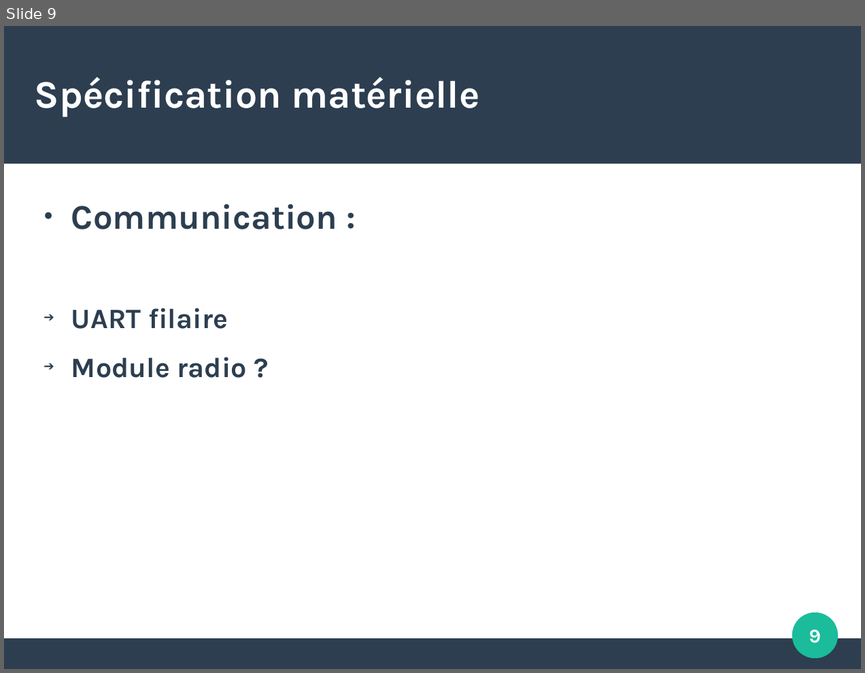
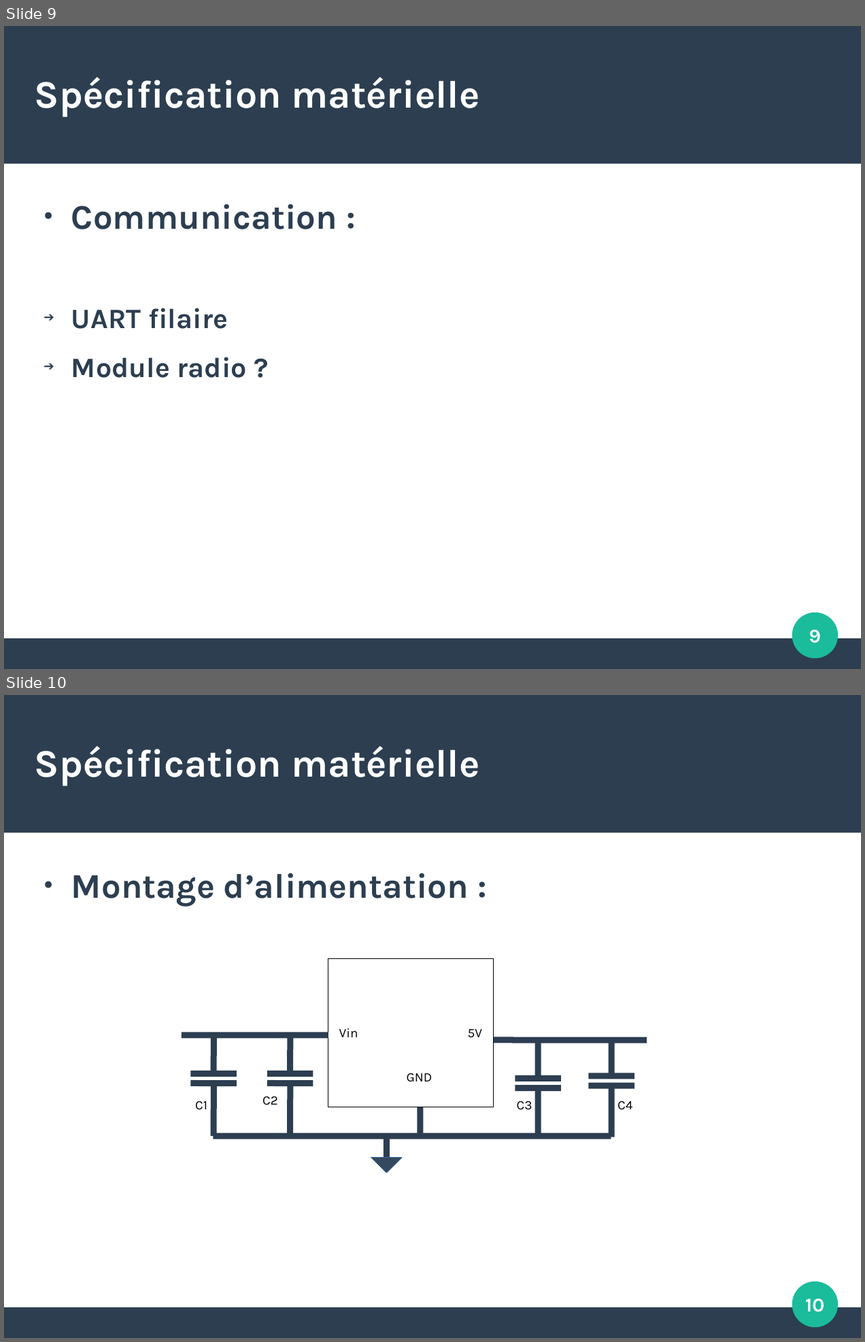
Before and after one commit to Nennala/CoopRobot, a slide deck: soutenance.odp. Shown one above the other, each under a label of ours: slide 9 before the commit, slides 9 and 10 after it. The pictures are 865x673 and 865x1342 pixels, drawn with LibreOffice and Linux fonts; fonts in the diff are those of the drawing. Boxes give left, top, right and bottom in pixels: in the first picture for what was removed or moved away, otherwise in the second. Text is boxed around its words. In the diff, an @@ line names an element or a change of style, - is before the commit and + after.

```diff
--- a/soutenance.odp
+++ b/soutenance.odp
@@ slide 10 added at [4, 695, 861, 1338], background #FFFFFF; not listed: 3 template elements that a slide beside it also shows @@
@@ title added at [35, 746, 479, 786], 36 pt, text #FFFFFF, bold @@
+Spécification matérielle
@@ text added at [71, 873, 468, 906], 32 pt, text #2C3E50, bold @@
+● Montage d’alimentation :
@@ frame added at [328, 959, 494, 1107], fill #000000, outline #000000 0 pt @@
@@ line added from (328, 1035) to (181, 1035), #2C3E50 5.67 pt @@
@@ line added from (214, 1074) to (214, 1037), #2C3E50 5.67 pt @@
@@ line added from (290, 1074) to (290, 1037), #2C3E50 5.67 pt @@
@@ text added at [339, 1028, 358, 1037], 12 pt, text #000000 @@
+Vin
@@ text added at [468, 1029, 482, 1038], 12 pt, text #000000 @@
+5V
@@ line added from (494, 1040) to (647, 1040), #2C3E50 5.67 pt @@
@@ line added from (611, 1076) to (611, 1040), #2C3E50 5.67 pt @@
@@ line added from (538, 1079) to (538, 1042), #2C3E50 5.67 pt @@
@@ line added from (190, 1074) to (237, 1074), #2C3E50 5.67 pt @@
@@ line added from (214, 1136) to (214, 1081), #2C3E50 5.67 pt @@
@@ line added from (268, 1074) to (313, 1074), #2C3E50 5.67 pt @@
@@ line added from (290, 1135) to (290, 1081), #2C3E50 5.67 pt @@
@@ text added at [407, 1073, 432, 1082], 12 pt, text #000000 @@
+GND
@@ line added from (515, 1079) to (562, 1079), #2C3E50 5.67 pt @@
@@ line added from (589, 1076) to (634, 1076), #2C3E50 5.67 pt @@
@@ line added from (190, 1083) to (237, 1083), #2C3E50 5.67 pt @@
@@ text added at [195, 1101, 207, 1110], 12 pt, text #000000 @@
+C1
@@ text added at [262, 1096, 278, 1105], 12 pt, text #000000 @@
+C2
@@ line added from (268, 1083) to (313, 1083), #2C3E50 5.67 pt @@
@@ line added from (515, 1087) to (562, 1087), #2C3E50 5.67 pt @@
@@ text added at [517, 1101, 532, 1110], 12 pt, text #000000 @@
+C3
@@ line added from (538, 1138) to (538, 1085), #2C3E50 5.67 pt @@
@@ line added from (589, 1085) to (634, 1085), #2C3E50 5.67 pt @@
@@ line added from (611, 1136) to (611, 1083), #2C3E50 5.67 pt @@
@@ text added at [617, 1101, 632, 1110], 12 pt, text #000000 @@
+C4
@@ line added from (420, 1107) to (420, 1136), #2C3E50 5.67 pt @@
@@ line added from (611, 1136) to (213, 1136), #2C3E50 5.67 pt @@
@@ line added from (387, 1136) to (387, 1160), #2C3E50 5.67 pt @@
@@ triangle added at [371, 1157, 401, 1172], fill #34495E, outline #3465A4 0 pt @@
@@ page number added at [805, 1298, 824, 1312], 18 pt, text #FFFFFF, bold @@
+10
```
Also in this commit, not shown: 6 other slides added, 1 other file.
